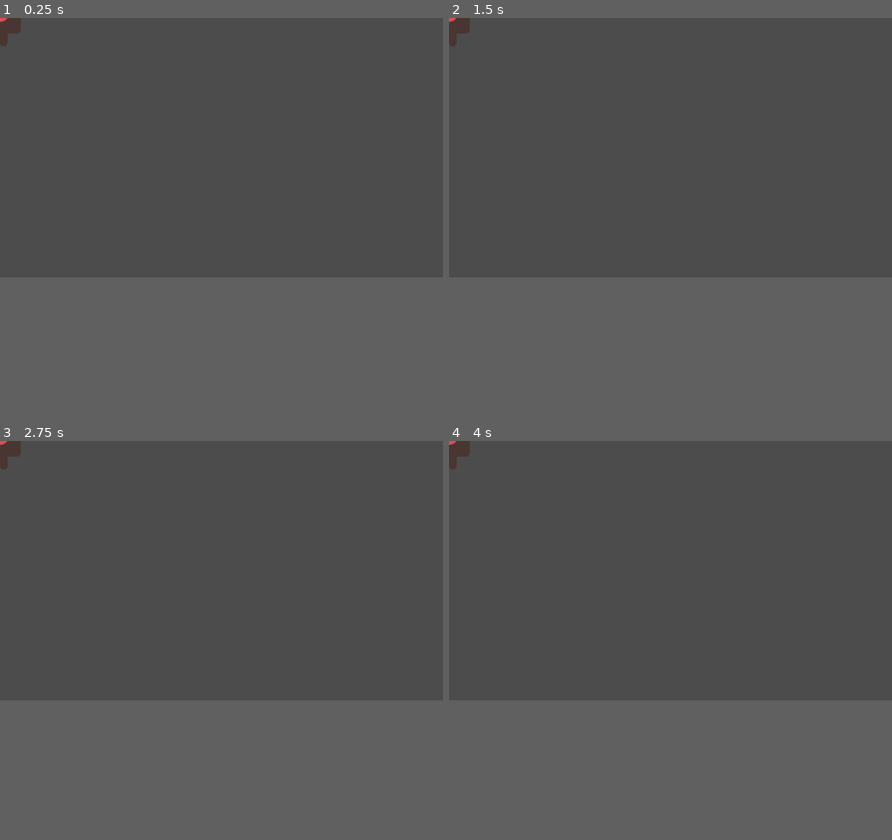
Above: before the commit, frames 1-4 (two rows, left to right).
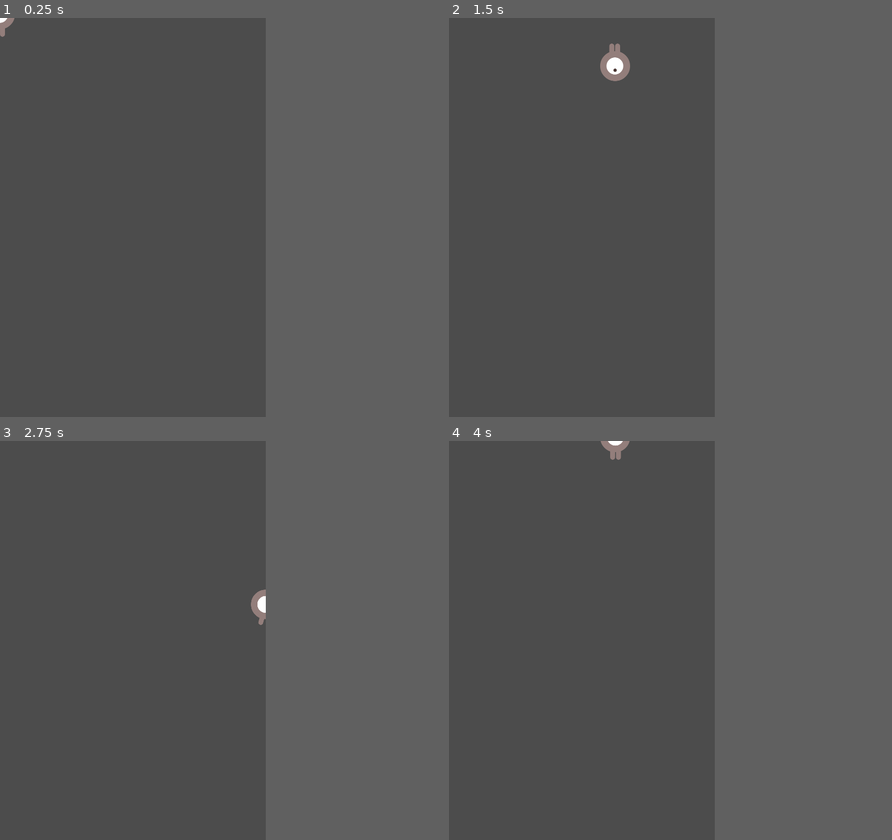
Above: after the commit, the same moments.

Repository: AlanACruz/Godot-Prototypes
Game: Godot game, scene res://player.tscn
Same seed, same stepped clock (60 frames per second), same inputs: the game is played once before the commit and once after it.
Inputs:
- Up to frame 1 (0.25 s): no input
- Up to frame 2 (1.5 s): tap Enter at 0.5 s; hold Right (ui_right) 0.53-1.28 s; hold Down (ui_down) from 1.28 s (still down)
- Up to frame 3 (2.75 s): release Down (ui_down) at 2.03 s; hold Right (ui_right) from 2.03 s (still down)
- Up to frame 4 (4 s): release Right (ui_right) at 2.78 s; hold Up (ui_up) 2.78-3.53 s; hold Left (ui_left) from 3.53 s (still down)
In our replay, the window is 800x468 before the commit and 480x720 after it. These sizes can differ from the game's own. Grey fills any space a smaller window leaves; there, only what the larger window draws over its background counts as a difference.

The runs differ from the first frame. In frame 1, 0.2% of the frame differs, in the area x 0-5%, y 0-8%; in frame 2, 0.7%, in the area x 0-41%, y 0-16%; in frame 3, 0.4%; in frame 4, 0.4%.

Commit message:
got mobs spawning

Diff:
--- /dev/null
+++ b/test/backup.tscn
@@ -0,0 +1,91 @@
+[gd_scene load_steps=17 format=2]
+
+[ext_resource path="res://player.gd" type="Script" id=1]
+[ext_resource path="res://dodge_assets/art/playerGrey_up2.png" type="Texture" id=2]
+[ext_resource path="res://dodge_assets/art/enemyWalking_2.png" type="Texture" id=3]
+[ext_resource path="res://dodge_assets/art/enemyWalking_1.png" type="Texture" id=4]
+[ext_resource path="res://dodge_assets/art/playerGrey_walk2.png" type="Texture" id=5]
+[ext_resource path="res://dodge_assets/art/playerGrey_walk1.png" type="Texture" id=6]
+[ext_resource path="res://dodge_assets/art/playerGrey_up1.png" type="Texture" id=7]
+[ext_resource path="res://mob.gd" type="Script" id=8]
+[ext_resource path="res://dodge_assets/art/enemyFlyingAlt_2.png" type="Texture" id=9]
+[ext_resource path="res://dodge_assets/art/enemyFlyingAlt_1.png" type="Texture" id=10]
+[ext_resource path="res://dodge_assets/art/enemySwimming_1.png" type="Texture" id=11]
+[ext_resource path="res://dodge_assets/art/enemySwimming_2.png" type="Texture" id=12]
+
+[sub_resource type="SpriteFrames" id=1]
+resource_local_to_scene = true
+animations = [ {
+"frames": [ ExtResource( 7 ), ExtResource( 2 ) ],
+"loop": true,
+"name": "up",
+"speed": 5.0
+}, {
+"frames": [ ExtResource( 6 ), ExtResource( 5 ) ],
+"loop": true,
+"name": "walk",
+"speed": 5.0
+} ]
+
+[sub_resource type="CapsuleShape2D" id=2]
+radius = 26.3195
+height = 15.1392
+
+[sub_resource type="SpriteFrames" id=3]
+animations = [ {
+"frames": [ ExtResource( 4 ), ExtResource( 3 ) ],
+"loop": true,
+"name": "walk",
+"speed": 3.0
+}, {
+"frames": [ ExtResource( 11 ), ExtResource( 12 ) ],
+"loop": true,
+"name": "swim",
+"speed": 3.0
+}, {
+"frames": [ ExtResource( 10 ), ExtResource( 9 ) ],
+"loop": true,
+"name": "fly",
+"speed": 3.0
+} ]
+
+[sub_resource type="CapsuleShape2D" id=4]
+radius = 47.2773
+height = 38.76
+
+[node name="Node2D" type="Node2D"]
+rotation = 0.00414012
+
+[node name="Player" type="Area2D" parent="."]
+script = ExtResource( 1 )
+__meta__ = {
+"_edit_group_": true
+}
+
+[node name="AnimatedSprite" type="AnimatedSprite" parent="Player"]
+scale = Vector2( 0.5, 0.5 )
+frames = SubResource( 1 )
+animation = "up"
+
+[node name="CollisionShape2D" type="CollisionShape2D" parent="Player"]
+shape = SubResource( 2 )
+
+[node name="Mob" type="RigidBody2D" parent="."]
+collision_mask = 0
+gravity_scale = 0.0
+script = ExtResource( 8 )
+__meta__ = {
+"_edit_group_": true
+}
+
+[node name="AnimatedSprite" type="AnimatedSprite" parent="Mob"]
+frames = SubResource( 3 )
+animation = "walk"
+
+[node name="CollisionShape2D" type="CollisionShape2D" parent="Mob"]
+rotation = 1.5708
+shape = SubResource( 4 )
+
+[node name="VisibilityNotifier2D" type="VisibilityNotifier2D" parent="Mob"]
+
+[connection signal="body_entered" from="Player" to="Player" method="_on_Player_body_entered"]
--- /dev/null
+++ b/test/main.gd
@@ -0,0 +1,44 @@
+extends Node
+
+export (PackedScene) var Mob
+var score
+
+func _ready():
+	randomize()
+	$MobTimer.connect("timeout", self, "_on_MobTimer_timeout")
+	$ScoreTimer.connect("timeout", self, "_on_ScoreTimer_timeout")
+	$StartTimer.connect("timeout", self, "_on_StartTimer_timeout")
+	new_game()
+
+func game_over():
+	$ScoreTimer.stop()
+	$MobTimer.stop()
+
+func new_game():
+	score = 0
+	$Player.start($StartPosition.position)
+	$StartTimer.start()
+
+func _on_StartTimer_timeout():
+	$MobTimer.start()
+	$ScoreTimer.start()
+
+func _on_ScoreTimer_timeout():
+	score += 1
+
+func _on_MobTimer_timeout():
+	# Choose a random location on Path2D.
+	$MobPath/MobSpawnLocation.offset = randi()
+	# Create a Mob instance and add it to the scene.
+	var mob = Mob.instance()
+	add_child(mob)
+	# Set the mob's direction perpendicular to the path direction.
+	var direction = $MobPath/MobSpawnLocation.rotation + PI / 2
+	# Set the mob's position to a random location.
+	mob.position = $MobPath/MobSpawnLocation.position
+	# Add some randomness to the direction.
+	direction += rand_range(-PI / 4, PI / 4)
+	mob.rotation = direction
+	# Set the velocity (speed & direction).
+	mob.linear_velocity = Vector2(rand_range(mob.min_speed, mob.max_speed), 0)
+	mob.linear_velocity = mob.linear_velocity.rotated(direction)
--- /dev/null
+++ b/test/main.tscn
@@ -0,0 +1,49 @@
+[gd_scene load_steps=6 format=2]
+
+[ext_resource path="res://player.tscn" type="PackedScene" id=1]
+[ext_resource path="res://mob.tscn" type="PackedScene" id=2]
+[ext_resource path="res://main.gd" type="Script" id=3]
+
+[sub_resource type="GDScript" id=2]
+script/source = "extends Timer
+
+
+# Declare member variables here. Examples:
+# var a = 2
+# var b = \"text\"
+
+
+# Called when the node enters the scene tree for the first time.
+func _ready():
+	pass # Replace with function body.
+"
+
+[sub_resource type="Curve2D" id=1]
+_data = {
+"points": PoolVector2Array( 0, 0, 0, 0, 0, 0, 0, 0, 0, 0, 480, 0, 0, 0, 0, 0, 480, 720, 0, 0, 0, 0, 0, 720, 0, 0, 0, 0, 0, 0, 0, 0, 0, 0, 8, 0 )
+}
+
+[node name="Main" type="Node"]
+script = ExtResource( 3 )
+Mob = ExtResource( 2 )
+
+[node name="MobTimer" type="Timer" parent="."]
+wait_time = 0.5
+
+[node name="ScoreTimer" type="Timer" parent="."]
+
+[node name="StartTimer" type="Timer" parent="."]
+wait_time = 2.0
+one_shot = true
+script = SubResource( 2 )
+
+[node name="StartPosition" type="Position2D" parent="."]
+position = Vector2( 240, 450 )
+rotation = 4.19095e-09
+
+[node name="MobPath" type="Path2D" parent="."]
+curve = SubResource( 1 )
+
+[node name="MobSpawnLocation" type="PathFollow2D" parent="MobPath"]
+
+[node name="Player" parent="." instance=ExtResource( 1 )]
--- /dev/null
+++ b/test/mob.tscn
@@ -0,0 +1,50 @@
+[gd_scene load_steps=10 format=2]
+
+[ext_resource path="res://dodge_assets/art/enemyWalking_2.png" type="Texture" id=3]
+[ext_resource path="res://dodge_assets/art/enemyWalking_1.png" type="Texture" id=4]
+[ext_resource path="res://mob.gd" type="Script" id=8]
+[ext_resource path="res://dodge_assets/art/enemyFlyingAlt_2.png" type="Texture" id=9]
+[ext_resource path="res://dodge_assets/art/enemyFlyingAlt_1.png" type="Texture" id=10]
+[ext_resource path="res://dodge_assets/art/enemySwimming_1.png" type="Texture" id=11]
+[ext_resource path="res://dodge_assets/art/enemySwimming_2.png" type="Texture" id=12]
+
+[sub_resource type="SpriteFrames" id=3]
+animations = [ {
+"frames": [ ExtResource( 4 ), ExtResource( 3 ) ],
+"loop": true,
+"name": "walk",
+"speed": 3.0
+}, {
+"frames": [ ExtResource( 11 ), ExtResource( 12 ) ],
+"loop": true,
+"name": "swim",
+"speed": 3.0
+}, {
+"frames": [ ExtResource( 10 ), ExtResource( 9 ) ],
+"loop": true,
+"name": "fly",
+"speed": 3.0
+} ]
+
+[sub_resource type="CapsuleShape2D" id=4]
+radius = 22.9999
+height = 20.0002
+
+[node name="Mob" type="RigidBody2D"]
+collision_mask = 0
+gravity_scale = 0.0
+script = ExtResource( 8 )
+__meta__ = {
+"_edit_group_": true
+}
+
+[node name="AnimatedSprite" type="AnimatedSprite" parent="."]
+scale = Vector2( 0.5, 0.5 )
+frames = SubResource( 3 )
+animation = "walk"
+
+[node name="CollisionShape2D" type="CollisionShape2D" parent="."]
+rotation = 1.5708
+shape = SubResource( 4 )
+
+[node name="VisibilityNotifier2D" type="VisibilityNotifier2D" parent="."]
--- a/test/Player.gd
+++ b/test/player.gd
@@ -6,7 +6,7 @@
 
 func _ready():
 	screen_size = get_viewport_rect().size
-	hide()
+	# hide()
 
 func _process(delta):
 
--- a/test/player.tscn
+++ b/test/player.tscn
@@ -1,17 +1,10 @@
-[gd_scene load_steps=17 format=2]
+[gd_scene load_steps=8 format=2]
 
-[ext_resource path="res://Player.gd" type="Script" id=1]
+[ext_resource path="res://player.gd" type="Script" id=1]
 [ext_resource path="res://dodge_assets/art/playerGrey_up2.png" type="Texture" id=2]
-[ext_resource path="res://dodge_assets/art/enemyWalking_2.png" type="Texture" id=3]
-[ext_resource path="res://dodge_assets/art/enemyWalking_1.png" type="Texture" id=4]
 [ext_resource path="res://dodge_assets/art/playerGrey_walk2.png" type="Texture" id=5]
 [ext_resource path="res://dodge_assets/art/playerGrey_walk1.png" type="Texture" id=6]
 [ext_resource path="res://dodge_assets/art/playerGrey_up1.png" type="Texture" id=7]
-[ext_resource path="res://Mob.gd" type="Script" id=8]
-[ext_resource path="res://dodge_assets/art/enemyFlyingAlt_2.png" type="Texture" id=9]
-[ext_resource path="res://dodge_assets/art/enemyFlyingAlt_1.png" type="Texture" id=10]
-[ext_resource path="res://dodge_assets/art/enemySwimming_1.png" type="Texture" id=11]
-[ext_resource path="res://dodge_assets/art/enemySwimming_2.png" type="Texture" id=12]
 
 [sub_resource type="SpriteFrames" id=1]
 resource_local_to_scene = true
@@ -31,64 +24,18 @@
 radius = 26.3195
 height = 15.1392
 
-[sub_resource type="SpriteFrames" id=3]
-animations = [ {
-"frames": [ ExtResource( 4 ), ExtResource( 3 ) ],
-"loop": true,
-"name": "walk",
-"speed": 3.0
-}, {
-"frames": [ ExtResource( 11 ), ExtResource( 12 ) ],
-"loop": true,
-"name": "swim",
-"speed": 3.0
-}, {
-"frames": [ ExtResource( 10 ), ExtResource( 9 ) ],
-"loop": true,
-"name": "fly",
-"speed": 3.0
-} ]
-
-[sub_resource type="CapsuleShape2D" id=4]
-radius = 47.2773
-height = 38.76
-
-[node name="Node2D" type="Node2D"]
-rotation = 0.00414012
-
-[node name="Player" type="Area2D" parent="."]
+[node name="Player" type="Area2D"]
 script = ExtResource( 1 )
 __meta__ = {
 "_edit_group_": true
 }
 
-[node name="AnimatedSprite" type="AnimatedSprite" parent="Player"]
+[node name="AnimatedSprite" type="AnimatedSprite" parent="."]
 scale = Vector2( 0.5, 0.5 )
 frames = SubResource( 1 )
 animation = "up"
 
-[node name="CollisionShape2D" type="CollisionShape2D" parent="Player"]
-rotation = 0.0411185
+[node name="CollisionShape2D" type="CollisionShape2D" parent="."]
 shape = SubResource( 2 )
 
-[node name="Mob" type="RigidBody2D" parent="."]
-rotation = 6.29997
-scale = Vector2( 0.75, 0.75 )
-collision_mask = 0
-gravity_scale = 0.0
-script = ExtResource( 8 )
-__meta__ = {
-"_edit_group_": true
-}
-
-[node name="AnimatedSprite" type="AnimatedSprite" parent="Mob"]
-rotation = -1.58437
-frames = SubResource( 3 )
-animation = "walk"
-
-[node name="CollisionShape2D" type="CollisionShape2D" parent="Mob"]
-shape = SubResource( 4 )
-
-[node name="VisibilityNotifier2D" type="VisibilityNotifier2D" parent="Mob"]
-
-[connection signal="body_entered" from="Player" to="Player" method="_on_Player_body_entered"]
+[connection signal="body_entered" from="." to="." method="_on_Player_body_entered"]
--- a/test/project.godot
+++ b/test/project.godot
@@ -14,6 +14,13 @@
 run/main_scene="res://player.tscn"
 config/icon="res://icon.png"
 
+[display]
+
+window/size/width=480
+window/size/height=720
+window/stretch/mode="2d"
+window/stretch/aspect="keep"
+
 [physics]
 
 common/enable_pause_aware_picking=true
Renamed: test/Mob.gd -> test/mob.gd
